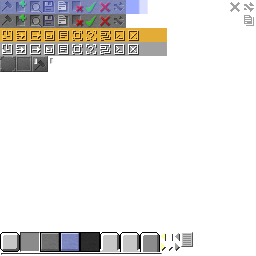
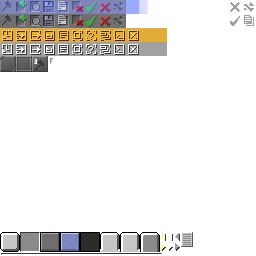
Layers edited between the first and the second 256 × 256 image:
painted on "图层" over <box>230,16,240,26</box>
